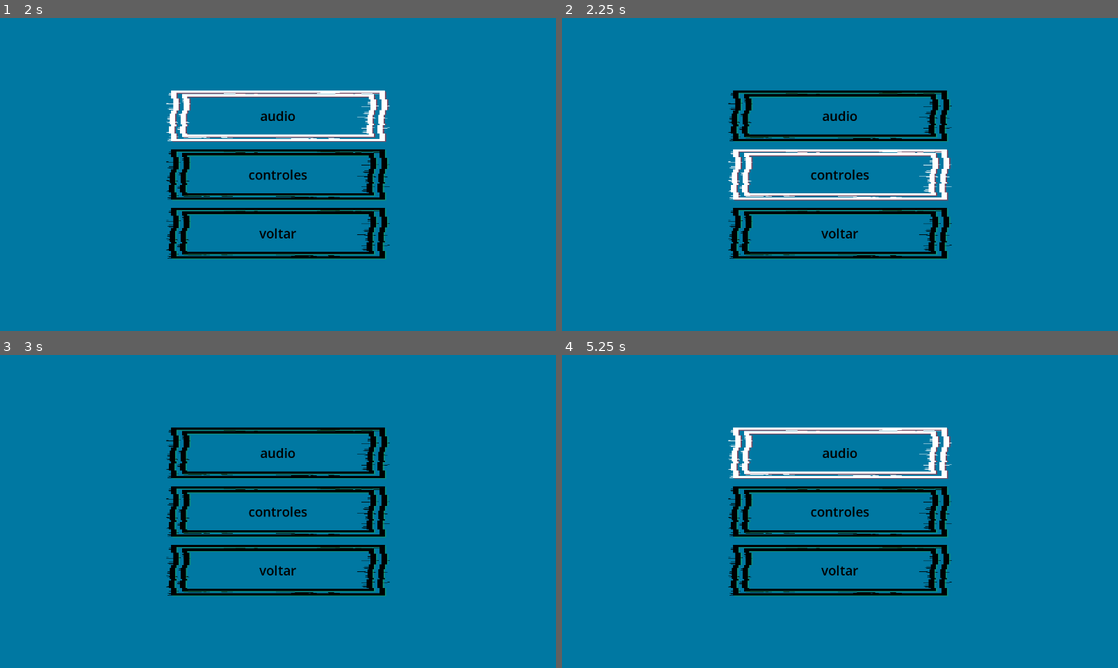
Above: before the commit, frames 1-4 (two rows, left to right).
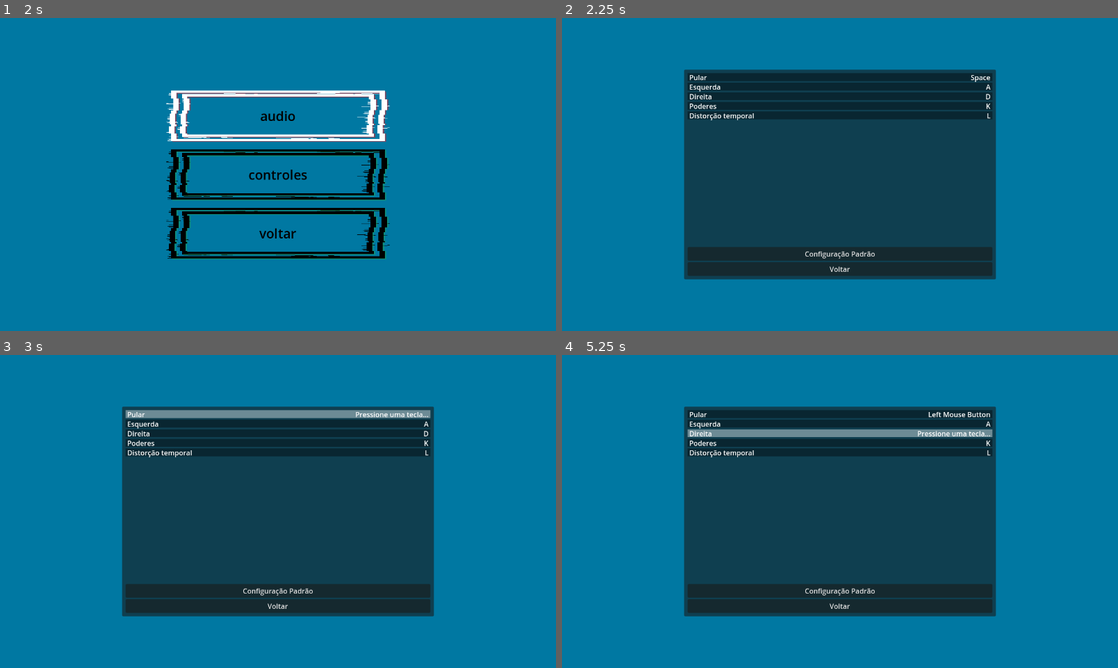
Above: after the commit, the same moments.

Repository: Yuuh15/Jogo_metroidvania_tcc
Game: Godot game, scene res://gui/menu/main_menu.tscn
Same seed, same stepped clock (60 frames per second), same inputs: the game is played once before the commit and once after it.
Inputs (mouse positions are in pixels of both pictures, inside the frame that each line leads up to):
- Up to frame 1 (2 s): click "opções" at 0.5 s; click "audio" at 1.25 s
- Up to frame 2 (2.25 s): click "controles" at 2 s
- Up to frame 3 (3 s): click (278, 414) at 2.77 s
- Up to frame 4 (5.25 s): click (840, 423) at 3.52 s; click (840, 570) at 4.25 s, where only the run before the commit has a clickable "voltar"; click (840, 433) at 5.02 s

Frame 1 is identical in both runs. In frame 2, 37% of the frame differs, in the area x 21-79%, y 16-84%; in frame 3, 37%; in frame 4, 37%.

Commit message:
Menu fixado

Diff:
--- a/metroidvania_com_psicologia/gui/menu/input_settings.tscn
+++ b/metroidvania_com_psicologia/gui/menu/input_settings.tscn
@@ -1,6 +1,6 @@
 [gd_scene load_steps=4 format=3 uid="uid://dqaca14u5yfdd"]
 
-[ext_resource type="Script" uid="uid://ws8xd6xtsn6x" path="res://gui/teste/input_settings.gd" id="1_6k22c"]
+[ext_resource type="Script" uid="uid://ws8xd6xtsn6x" path="res://gui/menu/scripts/input_settings.gd" id="1_y6l0d"]
 [ext_resource type="PackedScene" uid="uid://cmhkbknvy1y8v" path="res://gui/menu/input_button.tscn" id="2_u4tk5"]
 
 [sub_resource type="StyleBoxFlat" id="StyleBoxFlat_6k22c"]
@@ -13,7 +13,7 @@
 anchor_bottom = 1.0
 grow_horizontal = 2
 grow_vertical = 2
-script = ExtResource("1_6k22c")
+script = ExtResource("1_y6l0d")
 
 [node name="Panel" type="Panel" parent="."]
 layout_mode = 1
@@ -79,10 +79,10 @@
 focus_mode = 0
 text = "Configuração Padrão"
 
-[node name="Voltar" type="Button" parent="PanelContainer/MarginContainer/VBoxContainer"]
+[node name="Back" type="Button" parent="PanelContainer/MarginContainer/VBoxContainer"]
 layout_mode = 2
 focus_mode = 0
 text = "Voltar"
 
 [connection signal="pressed" from="PanelContainer/MarginContainer/VBoxContainer/Botão_Padrão" to="." method="_on_botão_padrão_pressed"]
-[connection signal="pressed" from="PanelContainer/MarginContainer/VBoxContainer/Voltar" to="." method="_on_voltar_pressed"]
+[connection signal="pressed" from="PanelContainer/MarginContainer/VBoxContainer/Back" to="." method="_on_back_pressed"]
--- a/metroidvania_com_psicologia/gui/menu/main_menu.tscn
+++ b/metroidvania_com_psicologia/gui/menu/main_menu.tscn
@@ -1,6 +1,6 @@
 [gd_scene load_steps=17 format=3 uid="uid://cutjuuoqdkn4h"]
 
-[ext_resource type="Script" uid="uid://cm7487iox8ffl" path="res://gui/teste/main_menu.gd" id="1_hn0nd"]
+[ext_resource type="Script" uid="uid://cm7487iox8ffl" path="res://gui/menu/scripts/main_menu.gd" id="1_88dmf"]
 [ext_resource type="Texture2D" uid="uid://dk2y2c7dfwmmr" path="res://gui/menu/img/botão com mouse.png" id="2_bd8gm"]
 [ext_resource type="Texture2D" uid="uid://dilcxp31wi5xv" path="res://gui/menu/img/Botão menu.png" id="3_ybyo8"]
 
@@ -51,7 +51,7 @@
 offset_bottom = 20.0
 grow_horizontal = 2
 grow_vertical = 2
-script = ExtResource("1_hn0nd")
+script = ExtResource("1_88dmf")
 
 [node name="Panel" type="Panel" parent="."]
 layout_mode = 1
@@ -81,7 +81,7 @@
 grow_vertical = 2
 theme_override_constants/separation = 9
 
-[node name="Button" type="Button" parent="VBoxContainer"]
+[node name="Start" type="Button" parent="VBoxContainer"]
 layout_mode = 2
 size_flags_vertical = 3
 theme_override_colors/font_hover_color = Color(0, 0, 0, 1)
@@ -95,7 +95,7 @@
 theme_override_styles/normal = SubResource("StyleBoxTexture_ybyo8")
 text = "iniciar"
 
-[node name="Button2" type="Button" parent="VBoxContainer"]
+[node name="Options" type="Button" parent="VBoxContainer"]
 layout_mode = 2
 size_flags_vertical = 3
 theme_override_colors/font_hover_color = Color(0, 0, 0, 1)
@@ -109,7 +109,7 @@
 theme_override_styles/normal = SubResource("StyleBoxTexture_w0ptl")
 text = "opções"
 
-[node name="Button3" type="Button" parent="VBoxContainer"]
+[node name="Exit" type="Button" parent="VBoxContainer"]
 layout_mode = 2
 size_flags_vertical = 3
 theme_override_colors/font_hover_color = Color(0, 0, 0, 1)
@@ -145,6 +145,6 @@
 horizontal_alignment = 1
 vertical_alignment = 1
 
-[connection signal="pressed" from="VBoxContainer/Button" to="." method="_on_start_pressed"]
-[connection signal="pressed" from="VBoxContainer/Button2" to="." method="_on_options_pressed"]
-[connection signal="pressed" from="VBoxContainer/Button3" to="." method="_on_exit_pressed"]
+[connection signal="pressed" from="VBoxContainer/Start" to="." method="_on_start_pressed"]
+[connection signal="pressed" from="VBoxContainer/Options" to="." method="_on_options_pressed"]
+[connection signal="pressed" from="VBoxContainer/Exit" to="." method="_on_exit_pressed"]
--- a/metroidvania_com_psicologia/gui/menu/opções.tscn
+++ b/metroidvania_com_psicologia/gui/menu/opções.tscn
@@ -1,6 +1,6 @@
 [gd_scene load_steps=15 format=3 uid="uid://bylnvutdpamas"]
 
-[ext_resource type="Script" uid="uid://btu6yrs1o2gi0" path="res://gui/teste/opções.gd" id="1_pn0yl"]
+[ext_resource type="Script" uid="uid://btu6yrs1o2gi0" path="res://gui/menu/scripts/opções.gd" id="1_e3wve"]
 [ext_resource type="Texture2D" uid="uid://dk2y2c7dfwmmr" path="res://gui/menu/img/botão com mouse.png" id="2_epbfq"]
 [ext_resource type="Texture2D" uid="uid://dilcxp31wi5xv" path="res://gui/menu/img/Botão menu.png" id="3_kksc1"]
 
@@ -43,7 +43,7 @@
 anchor_bottom = 1.0
 grow_horizontal = 2
 grow_vertical = 2
-script = ExtResource("1_pn0yl")
+script = ExtResource("1_e3wve")
 
 [node name="Panel" type="Panel" parent="."]
 layout_mode = 1
@@ -69,7 +69,7 @@
 grow_vertical = 2
 theme_override_constants/separation = 9
 
-[node name="Button" type="Button" parent="VBoxContainer"]
+[node name="Audio" type="Button" parent="VBoxContainer"]
 layout_mode = 2
 size_flags_vertical = 3
 theme_override_colors/font_hover_color = Color(0, 0, 0, 1)
@@ -86,7 +86,7 @@
 
 "
 
-[node name="Button2" type="Button" parent="VBoxContainer"]
+[node name="Controlls" type="Button" parent="VBoxContainer"]
 layout_mode = 2
 size_flags_vertical = 3
 theme_override_colors/font_hover_color = Color(0, 0, 0, 1)
@@ -103,7 +103,7 @@
 
 "
 
-[node name="Button3" type="Button" parent="VBoxContainer"]
+[node name="Back" type="Button" parent="VBoxContainer"]
 layout_mode = 2
 size_flags_vertical = 3
 theme_override_colors/font_hover_color = Color(0, 0, 0, 1)
@@ -119,5 +119,5 @@
 
 "
 
-[connection signal="pressed" from="VBoxContainer/Button2" to="." method="_on_button_2_pressed"]
-[connection signal="pressed" from="VBoxContainer/Button3" to="." method="_on_button_3_pressed"]
+[connection signal="pressed" from="VBoxContainer/Controlls" to="." method="_on_controlls_pressed"]
+[connection signal="pressed" from="VBoxContainer/Back" to="." method="_on_back_pressed"]
--- a/metroidvania_com_psicologia/gui/menu/scripts/input_settings.gd
+++ b/metroidvania_com_psicologia/gui/menu/scripts/input_settings.gd
@@ -12,7 +12,8 @@
 	"jump": "Pular",
 	"move_left": "Esquerda",
 	"move_right": "Direita",
-	"ataque": "Ataque"
+	"use_power": "Poderes",
+	"time_warp": "Distorção temporal"
 }
 
 func _ready() -> void:
@@ -77,8 +78,10 @@
 
 	config.save("user://input.cfg")
 
+
+func _on_back_pressed() -> void:
+	get_tree().change_scene_to_file("res://gui/menu/opções.tscn")
+
+
 func _on_botão_padrão_pressed() -> void:
 	_create_action_list()
-
-func _on_voltar_pressed() -> void:
-	get_tree().change_scene_to_file("res://gui/menu/opções.tscn")
--- a/metroidvania_com_psicologia/gui/menu/scripts/opções.gd
+++ b/metroidvania_com_psicologia/gui/menu/scripts/opções.gd
@@ -1,9 +1,9 @@
 extends Control
 
 
-func _on_button_3_pressed() -> void:
-	get_tree().change_scene_to_file("res://gui/menu/main_menu.tscn")
+func _on_controlls_pressed() -> void:
+	get_tree().change_scene_to_file("res://gui/menu/input_settings.tscn")
 
 
-func _on_button_2_pressed() -> void:
-	get_tree().change_scene_to_file("res://gui/menu/input_settings.tscn")
+func _on_back_pressed() -> void:
+	get_tree().change_scene_to_file("res://gui/menu/main_menu.tscn")
--- a/metroidvania_com_psicologia/gui/teste/input_settings.gd
+++ /dev/null
@@ -1,85 +0,0 @@
-extends Control
-
-@onready var input_button_scene = preload("res://gui/menu/input_button.tscn")
-@onready var action_list: VBoxContainer = $PanelContainer/MarginContainer/VBoxContainer/ScrollContainer/ActionList
-
-var is_remapping = false
-var action_to_remap = null
-var remapping_button = null
-
-# Lista de ações personalizadas com nomes amigáveis
-var input_actions = {
-	"jump": "Pular",
-	"move_left": "Esquerda",
-	"move_right": "Direita",
-	"use_power": "Poderes",
-	"time_warp": "Distorção temporal"
-}
-
-func _ready() -> void:
-	_create_action_list()
-
-func _create_action_list():
-	InputMap.load_from_project_settings()  # Recarrega mapeamento base
-	for item in action_list.get_children():
-		item.queue_free()
-
-	for action in input_actions:
-		var button = input_button_scene.instantiate()
-		var action_label = button.find_child("LabelAction")
-		var input_label = button.find_child("LabelInput")
-
-		action_label.text = input_actions[action]
-
-		var events = InputMap.action_get_events(action)
-		if events.size() > 0:
-			input_label.text = events[0].as_text().trim_suffix(" (Physical)")
-		else:
-			input_label.text = ""
-
-		action_list.add_child(button)
-		button.pressed.connect(_on_input_button_pressed.bind(button, action))
-
-func _on_input_button_pressed(button, action):
-	if !is_remapping:
-		is_remapping = true
-		action_to_remap = action
-		remapping_button = button
-		button.find_child("LabelInput").text = "Pressione uma tecla..."
-
-func _input(event):
-	if is_remapping:
-		if (
-			event is InputEventKey ||
-			(event is InputEventMouseButton && event.pressed)
-		):
-			InputMap.action_erase_events(action_to_remap)
-			InputMap.action_add_event(action_to_remap, event)
-			_update_action_list(remapping_button, event)
-			_save_input_config()
-
-			is_remapping = false
-			action_to_remap = null
-			remapping_button = null
-
-			accept_event()
-
-func _update_action_list(button, event):
-	button.find_child("LabelInput").text = event.as_text().trim_suffix(" (Physical)")
-
-func _save_input_config():
-	var config = ConfigFile.new()
-
-	for action in input_actions:
-		var events = InputMap.action_get_events(action)
-		if events.size() > 0 and events[0] is InputEventKey:
-			var event = events[0] as InputEventKey
-			config.set_value("inputs", action, event.keycode)
-
-	config.save("user://input.cfg")
-
-func _on_botão_padrão_pressed() -> void:
-	_create_action_list()
-
-func _on_voltar_pressed() -> void:
-	get_tree().change_scene_to_file("res://gui/menu/opções.tscn")
--- a/metroidvania_com_psicologia/gui/teste/main_menu.gd
+++ /dev/null
@@ -1,22 +0,0 @@
-extends Control
-
-
-
-func _ready():
-	pass
-
-
-
-func _process(delta):
-	pass
-
-func _on_start_pressed() -> void:
-	get_tree().change_scene_to_file("res://levels/test_level.tscn")
-
-
-func _on_options_pressed() -> void:
-	get_tree().change_scene_to_file("res://gui/menu/opções.tscn")
-
-
-func _on_exit_pressed() -> void:
-	get_tree().quit()
--- a/metroidvania_com_psicologia/gui/teste/opções.gd
+++ /dev/null
@@ -1,12 +0,0 @@
-extends Control
-
-
-func _on_button_3_pressed() -> void:
-	get_tree().change_scene_to_file("res://Cenas/main_menu.tscn")
-
-
-
-
-
-func _on_button_2_pressed() -> void:
-	get_tree().change_scene_to_file("res://Cenas/input_settings.tscn")
Not shown, removed: metroidvania_com_psicologia/gui/teste/input_settings.gd.uid
Not shown, removed: metroidvania_com_psicologia/gui/teste/main_menu.gd.uid
Not shown, removed: metroidvania_com_psicologia/gui/teste/opções.gd.uid
